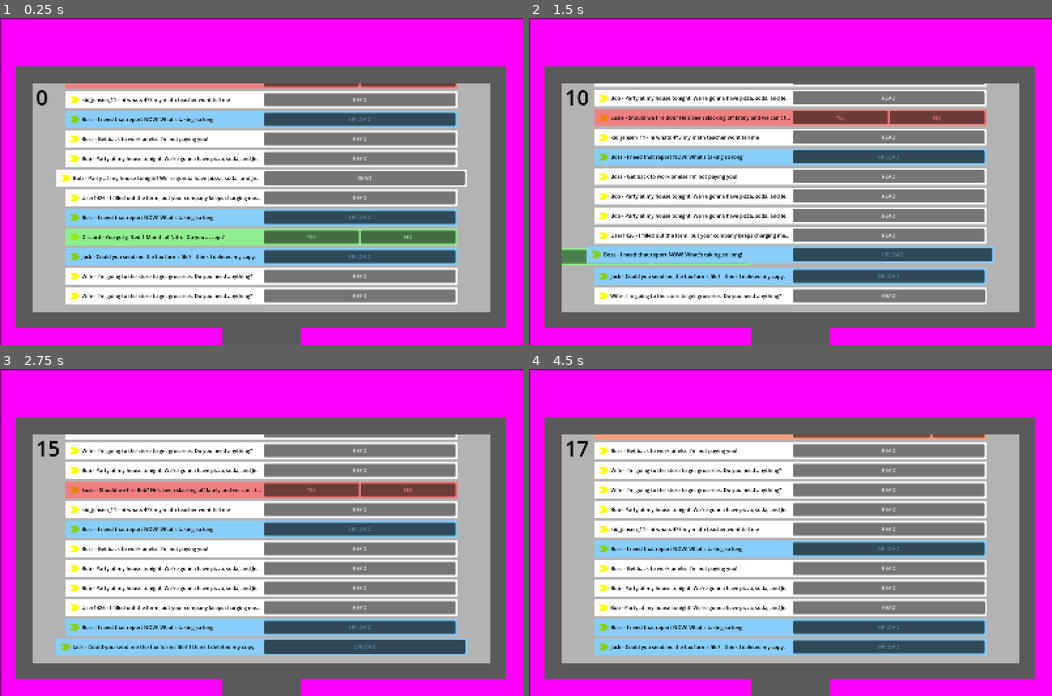
Above: before the commit, frames 1-4 (two rows, left to right).
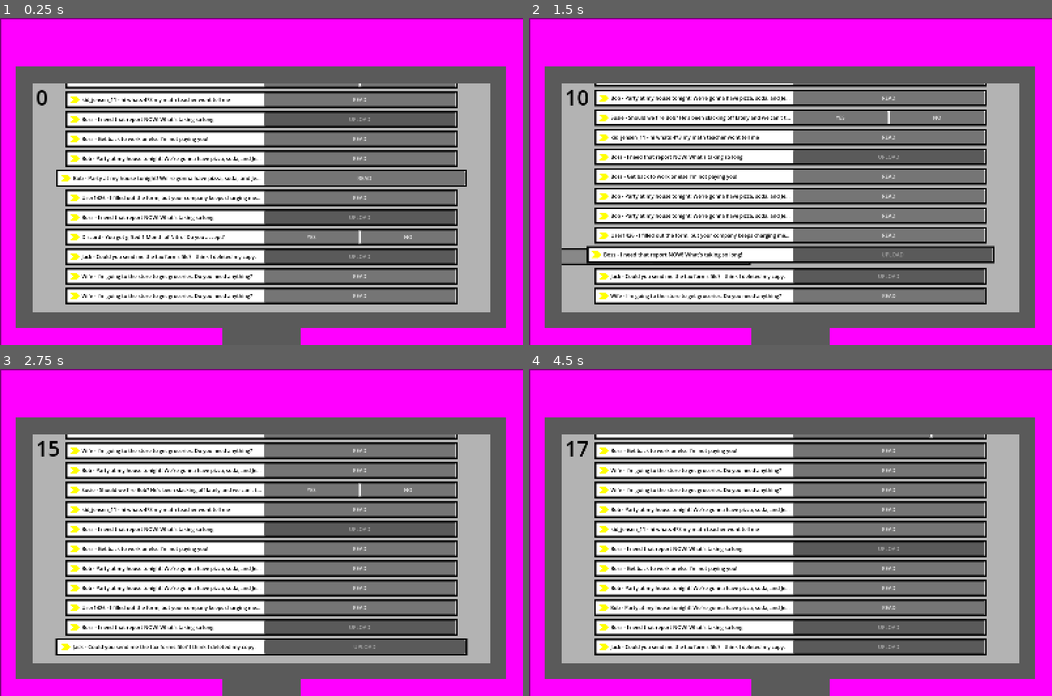
Above: after the commit, the same moments.

Repository: BradBenJoya/GMTK2026
Game: Godot game, scene res://Scenes/main.tscn
Two runs of this game, one before a commit and one after it. Both use one fixed random seed, a clock stepped at 60 frames per second and the inputs below.
Inputs:
- Up to frame 1 (0.25 s): no input
- Up to frame 2 (1.5 s): click "READ" at 0.5 s; click "YES" at 1.25 s
- Up to frame 3 (2.75 s): click "READ" at 2 s
- Up to frame 4 (4.5 s): click "YES" at 2.75 s; click "READ" at 3.5 s; click "YES" at 4.25 s

The runs differ from the first frame. In frame 1, 25% of the frame differs, in the area x 10-90%, y 20-88%; in frame 2, 24%; in frame 3, 25%; in frame 4, 23%.

Commit message:
added 9 patch rect and commmented out colors

Diff:
--- a/Scenes/email.tscn
+++ b/Scenes/email.tscn
@@ -2,6 +2,7 @@
 
 [ext_resource type="Script" uid="uid://br585yyoeay5x" path="res://Scripts/Email/email.gd" id="1_hkori"]
 [ext_resource type="Script" uid="uid://b8kf2iu72ye83" path="res://Scripts/Email/flavor_text_controller.gd" id="2_hkori"]
+[ext_resource type="Texture2D" uid="uid://cqaxhbvxkba7f" path="res://Sprites/temp_message_box.png" id="3_umtb6"]
 
 [sub_resource type="LabelSettings" id="LabelSettings_hkori"]
 font_color = Color(0, 0, 0, 1)
@@ -18,11 +19,21 @@
 spam = NodePath("SpamEmail")
 upload = NodePath("UploadEmail")
 
-[node name="TempBox" type="Polygon2D" parent="." unique_id=492917784]
-polygon = PackedVector2Array(-600, -25, 600, -25, 600, 25, -600, 25)
+[node name="MessageBox" type="NinePatchRect" parent="." unique_id=1200732139]
+z_index = -1
+offset_left = -600.0
+offset_top = -25.0
+offset_right = 600.0
+offset_bottom = 25.0
+texture = ExtResource("3_umtb6")
+region_rect = Rect2(0, 0, 64, 64)
+patch_margin_left = 8
+patch_margin_top = 8
+patch_margin_right = 8
+patch_margin_bottom = 8
 
-[node name="DecorationArrow" type="Polygon2D" parent="TempBox" unique_id=550866355]
-position = Vector2(-576, 0)
+[node name="DecorationArrow" type="Polygon2D" parent="MessageBox" unique_id=550866355]
+position = Vector2(24, 25)
 color = Color(1, 1, 0, 1)
 polygon = PackedVector2Array(-10, -10, 10, -10, 20, 0, 10, 10, -10, 10, 0, 0)
 
--- a/Scenes/manager.tscn
+++ b/Scenes/manager.tscn
@@ -6,6 +6,6 @@
 script = ExtResource("1_453op")
 
 [node name="TempScreenBG" type="Polygon2D" parent="." unique_id=817006618]
-z_index = -1
+z_index = -5
 color = Color(0.70380783, 0.70380783, 0.70380783, 1)
 polygon = PackedVector2Array(-700, -300, 700, -300, 700, 400, -700, 400)
--- a/Scripts/Email/email.gd
+++ b/Scripts/Email/email.gd
@@ -32,7 +32,7 @@
 	var random : float = randf_range(1, 100)
 	if random < 70:
 		type = "Normal"
-		modulate = Color.WHITE
+		#modulate = Color.WHITE
 		flavor_text.text = flavor_text_controller.read_text.pick_random()
 
 		read.visible = true
@@ -42,28 +42,28 @@
 
 		if special_random == 1:
 			type = "Accept"
-			modulate = Color.LIGHT_GREEN
+			#modulate = Color.LIGHT_GREEN
 			flavor_text.text = flavor_text_controller.decision_good_text.pick_random()
 
 			decision.visible = true
 
 		elif special_random == 2:
 			type = "Decline"
-			modulate = Color.LIGHT_CORAL
+			#modulate = Color.LIGHT_CORAL
 			flavor_text.text = flavor_text_controller.decision_bad_text.pick_random()
 
 			decision.visible = true
 
 		elif special_random == 3:
 			type = "Spam"
-			modulate = Color.LIGHT_SALMON
+			#modulate = Color.LIGHT_SALMON
 			flavor_text.text = flavor_text_controller.spam_text.pick_random()
 
 			spam.visible = true
 
 		elif special_random == 4:
 			type = "Upload"
-			modulate = Color.LIGHT_SKY_BLUE
+			#modulate = Color.LIGHT_SKY_BLUE
 			flavor_text.text = flavor_text_controller.upload_text.pick_random()
 
 			upload.visible = true
Binary file added: Sprites/temp_message_box.png
Not shown, added: Sprites/temp_message_box.png.import
